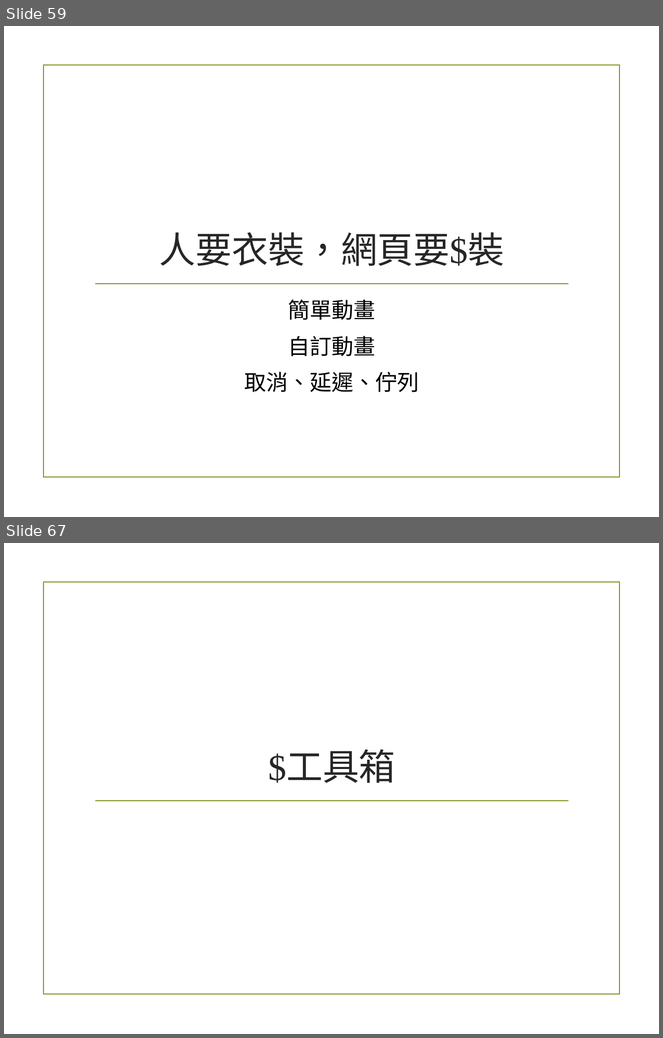
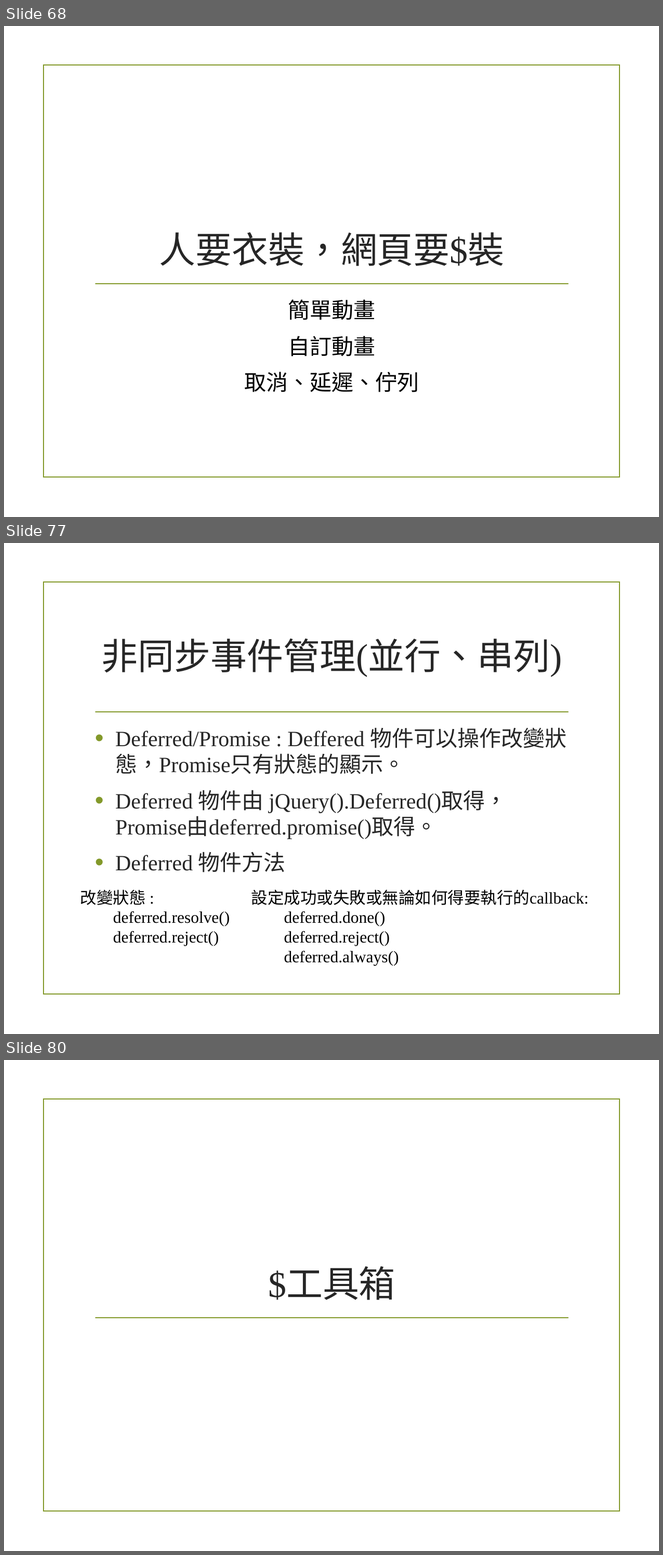
Before and after one commit to alexchen7022/JavaScriptStudyMaterial, a slide deck: 4_Jquery.pptx. Shown one above the other, each under a label of ours: slides 59 and 67 before the commit, slides 68, 77 and 80 after it; the slides between them are not shown. The pictures are 663x1038 and 663x1555 pixels, drawn with LibreOffice and Linux fonts; fonts in the diff are those of the drawing; background and template pictures are left out. Boxes give left, top, right and bottom in pixels: in the first picture for what was removed or moved away, otherwise in the second. Text is boxed around its words. In the diff, an @@ line names an element or a change of style, - is before the commit and + after.

```diff
--- a/4_Jquery.pptx
+++ b/4_Jquery.pptx
@@ slide 77 added at <box>4,543,659,1034</box>, background picture (left out); not listed: 1 template element that a slide beside it also shows @@
@@ title added at <box>102,639,562,677</box>, 40 pt, text #262626 @@
+非同步事件管理(並行、串列)
@@ line added from (96, 712) to (568, 712), #83992A 1.25 pt @@
@@ text added at <box>115,728,567,873</box>, 24 pt, text #262626 @@
+• Deferred/Promise : Deffered 物件可以操作改變狀態，Promise只有狀態的顯示。
+• Deferred 物件由 jQuery().Deferred()取得，Promise由deferred.promise()取得。
+• Deferred 物件方法
@@ text added at <box>80,890,230,947</box>, 18 pt, text #000000 @@
+改變狀態 :
+  deferred.resolve()
+  deferred.reject()
@@ text added at <box>252,890,589,966</box>, 18 pt, text #000000 @@
+設定成功或失敗或無論如何得要執行的callback:
+  deferred.done()
+  deferred.reject()
+  deferred.always()
@@ what was slide 59 is now slide 68 @@
@@ what was slide 67 is now slide 80 @@
```
Also in this commit, not shown: 1 slide changed, 21 other slides added, 9 slides removed.
